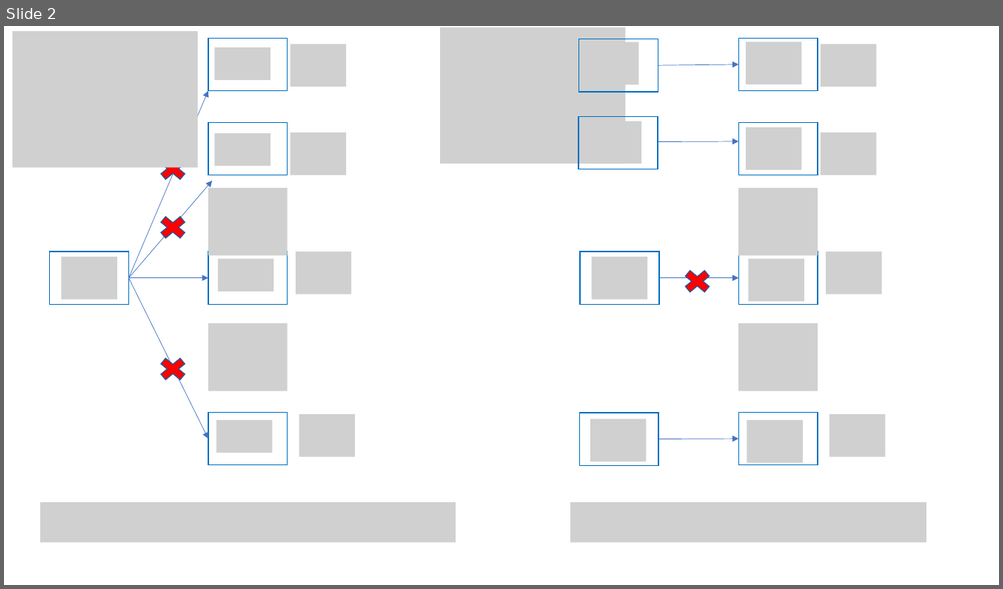
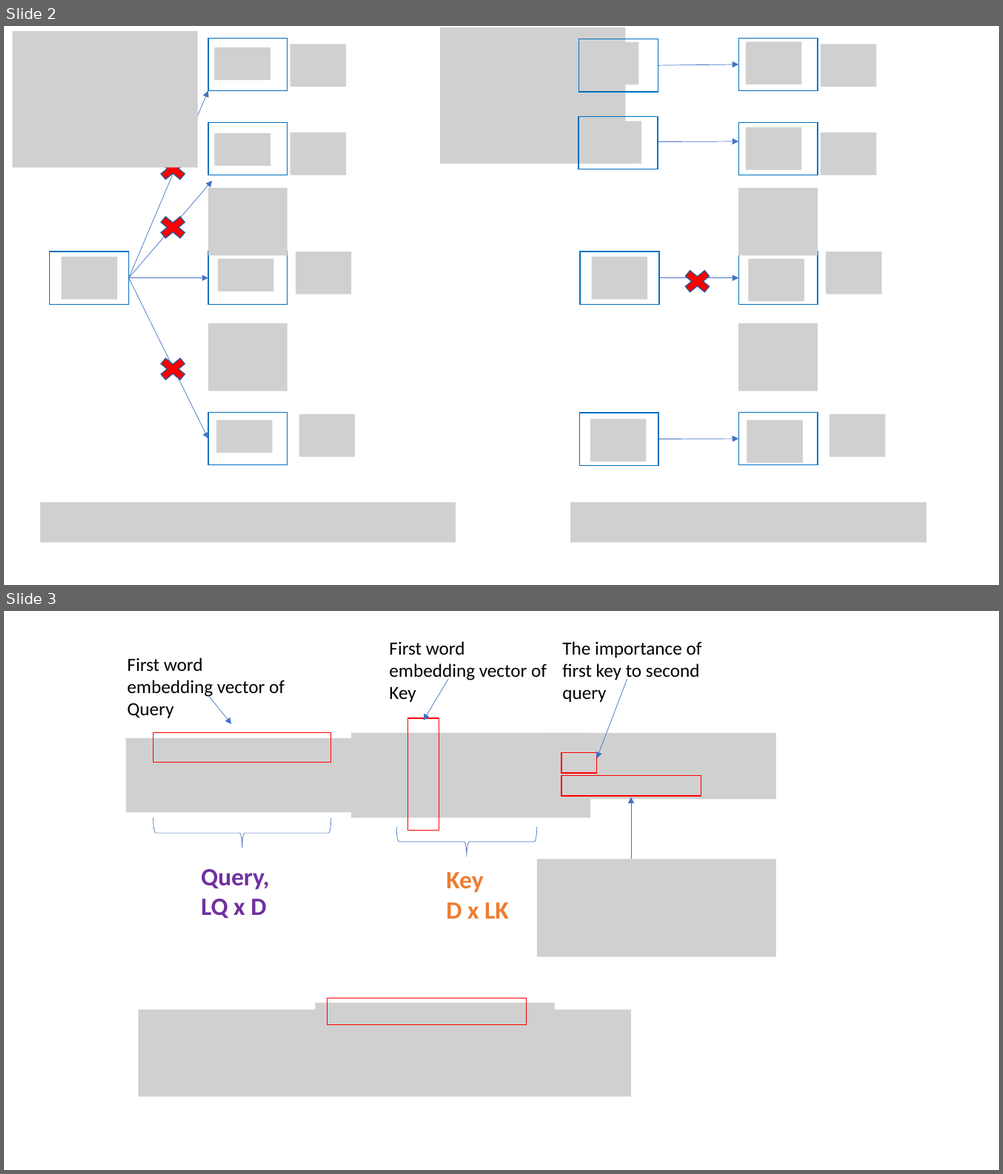
Before and after one commit to beckswu/beckswu.github.io, a slide deck: img/post/Natural-Language-Processing/course2/formula.pptx. Shown one above the other, each under a label of ours: slide 2 before the commit, slides 2 and 3 after it. The pictures are 1003x589 and 1003x1174 pixels, drawn with LibreOffice and Linux fonts; fonts in the diff are those of the drawing; grey boxes stand for pictures. Boxes give left, top, right and bottom in pixels: in the first picture for what was removed or moved away, otherwise in the second. Text is boxed around its words. In the diff, an @@ line names an element or a change of style, - is before the commit and + after.

```diff
--- a/img/post/Natural-Language-Processing/course2/formula.pptx
+++ b/img/post/Natural-Language-Processing/course2/formula.pptx
@@ slide 3 added at bbox=[4, 611, 999, 1170], background #FFFFFF @@
@@ text added at bbox=[389, 641, 546, 702], 18 pt, text #000000 @@
+First word embedding vector of Key
@@ text added at bbox=[562, 641, 702, 702], 18 pt, text #000000 @@
+The importance of first key to second query
@@ text added at bbox=[127, 658, 284, 718], 18 pt, text #000000 @@
+First word embedding vector of Query
@@ arrow added from (208, 696) to (232, 724), #4472C4 0.5 pt @@
@@ arrow added from (448, 679) to (424, 721), #4472C4 0.5 pt @@
@@ arrow added from (627, 679) to (597, 759), #4472C4 0.5 pt @@
@@ rectangle added at bbox=[407, 718, 438, 831], outline #FF0000 1 pt @@
@@ picture added at bbox=[125, 738, 365, 813] @@
@@ rectangle added at bbox=[153, 732, 331, 762], outline #FF0000 1 pt @@
@@ picture added at bbox=[351, 732, 590, 817] @@
@@ picture added at bbox=[537, 732, 777, 799] @@
@@ picture added at bbox=[345, 753, 385, 798] @@
@@ rectangle added at bbox=[561, 753, 597, 773], outline #FF0000 1 pt @@
@@ rectangle added at bbox=[561, 776, 701, 796], outline #FF0000 1 pt @@
@@ arrow added from (631, 859) to (631, 797), #4472C4 0.5 pt @@
@@ left brace added at bbox=[153, 818, 331, 849], outline #4472C4 0.5 pt @@
@@ left brace added at bbox=[396, 827, 537, 857], outline #4472C4 0.5 pt @@
@@ text added at bbox=[201, 869, 270, 919], 24 pt, text #7030A0, bold @@
+Query, LQ x D
@@ text added at bbox=[446, 872, 509, 919], 24 pt, text #ED7D31, bold @@
+Key
+D x LK
@@ picture added at bbox=[537, 860, 777, 957] @@
@@ picture added at bbox=[138, 1010, 631, 1096] @@
@@ picture added at bbox=[315, 1002, 555, 1077] @@
@@ rectangle added at bbox=[327, 998, 526, 1025], outline #FF0000 1 pt @@
```
Also in this commit, not shown: 4 other slides added, 21 other files.
